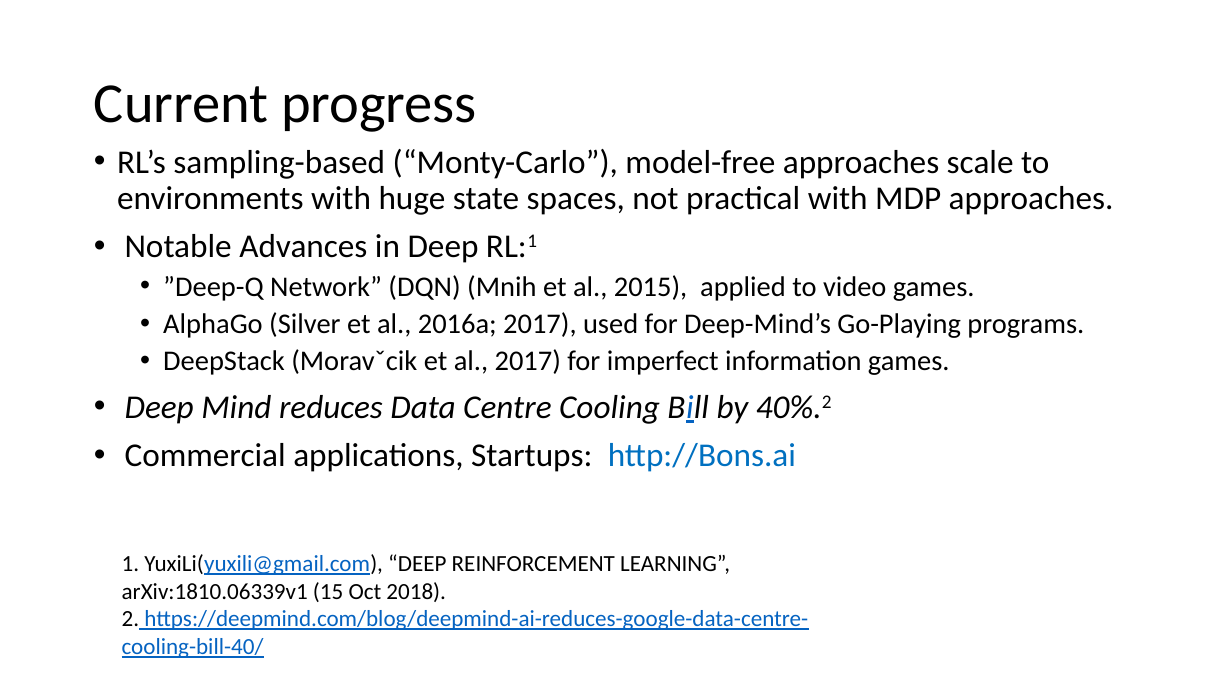
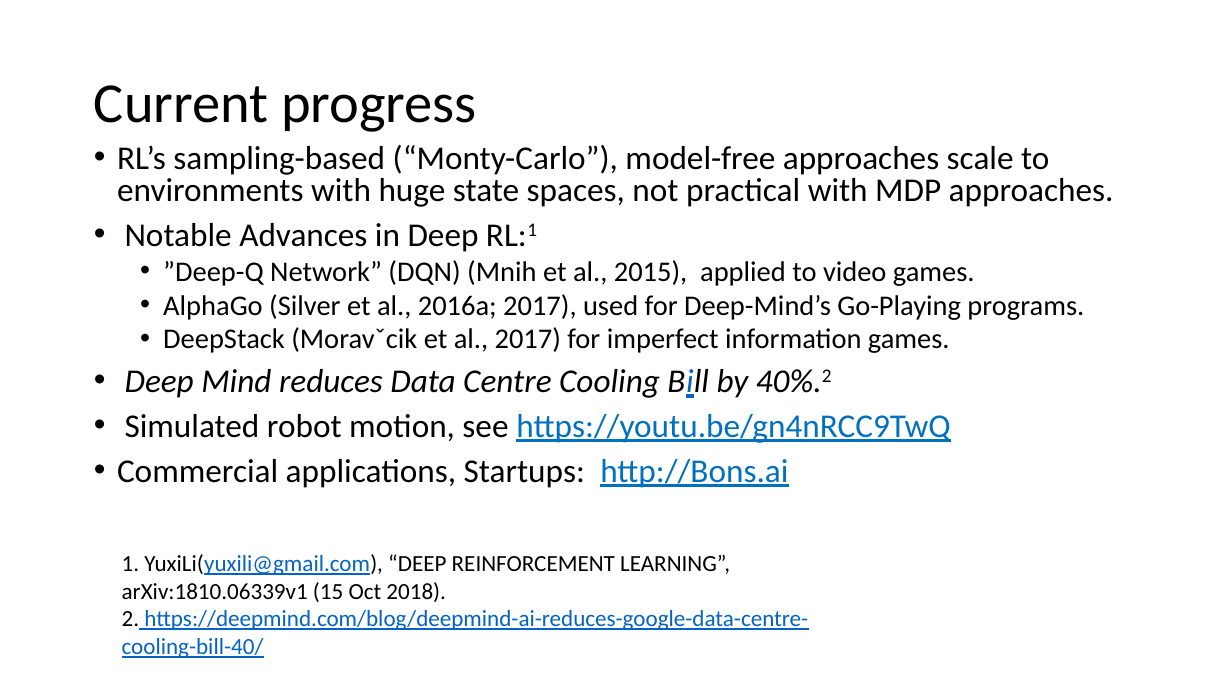
Before and after one commit to microsoft/ICSE2019, a slide deck: slide 17 of Rlearning/RL_ICSE.pptx. Drawn at 1232x693 pixels with LibreOffice and Linux fonts; fonts in the diff are those of the drawing. Boxes give left, top, right and bottom in pixels: in the first picture for what was removed or moved away, otherwise in the second. Text is boxed around its words. In the diff, an @@ line names an element or a change of style, - is before the commit and + after.

```diff
--- a/Rlearning/RL_ICSE.pptx
+++ b/Rlearning/RL_ICSE.pptx
@@ text at (117,145,1114,488): underline on in "http://Bons.ai"; line spacing 0.9 to 0.8 @@
@@ text at (125,414,950,443): paragraph added @@
+• Simulated robot motion, see https://youtu.be/gn4nRCC9TwQ
```
Also in this commit, not shown: 3 other slides changed, 1 slide removed, 3 other files.
